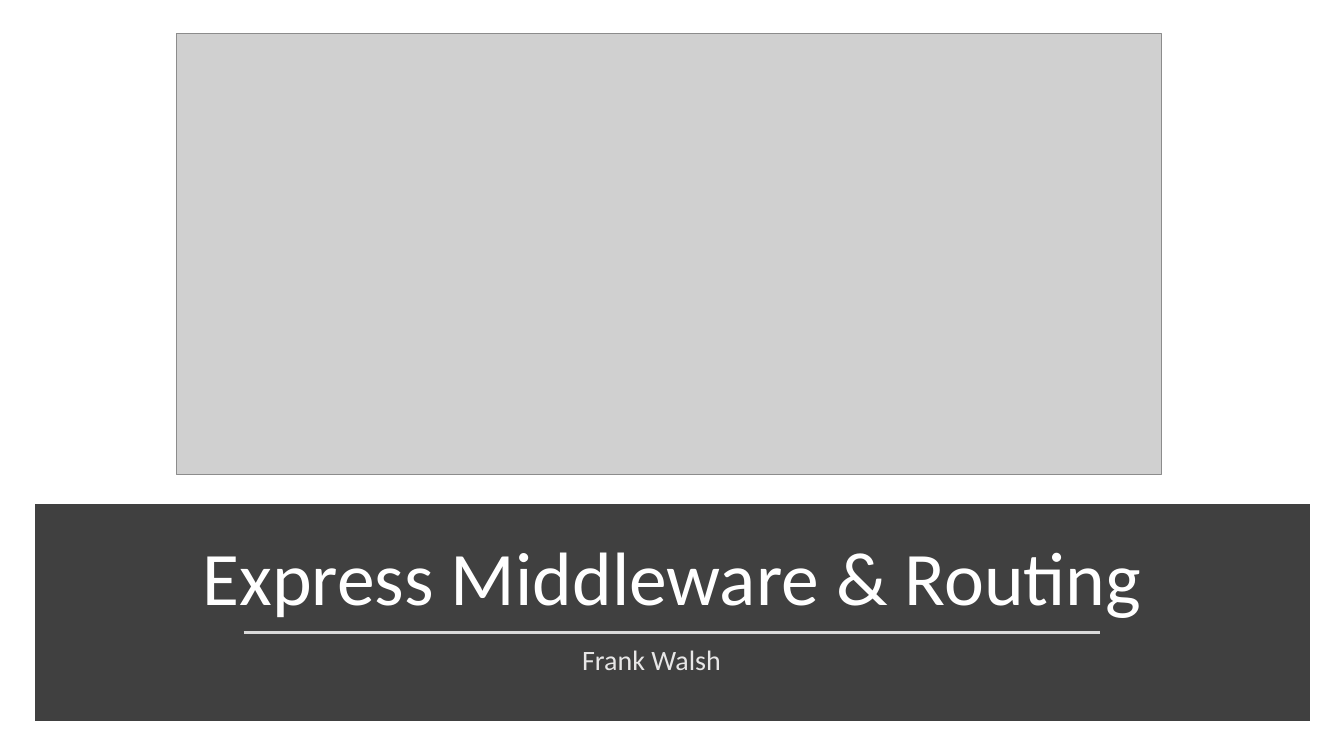
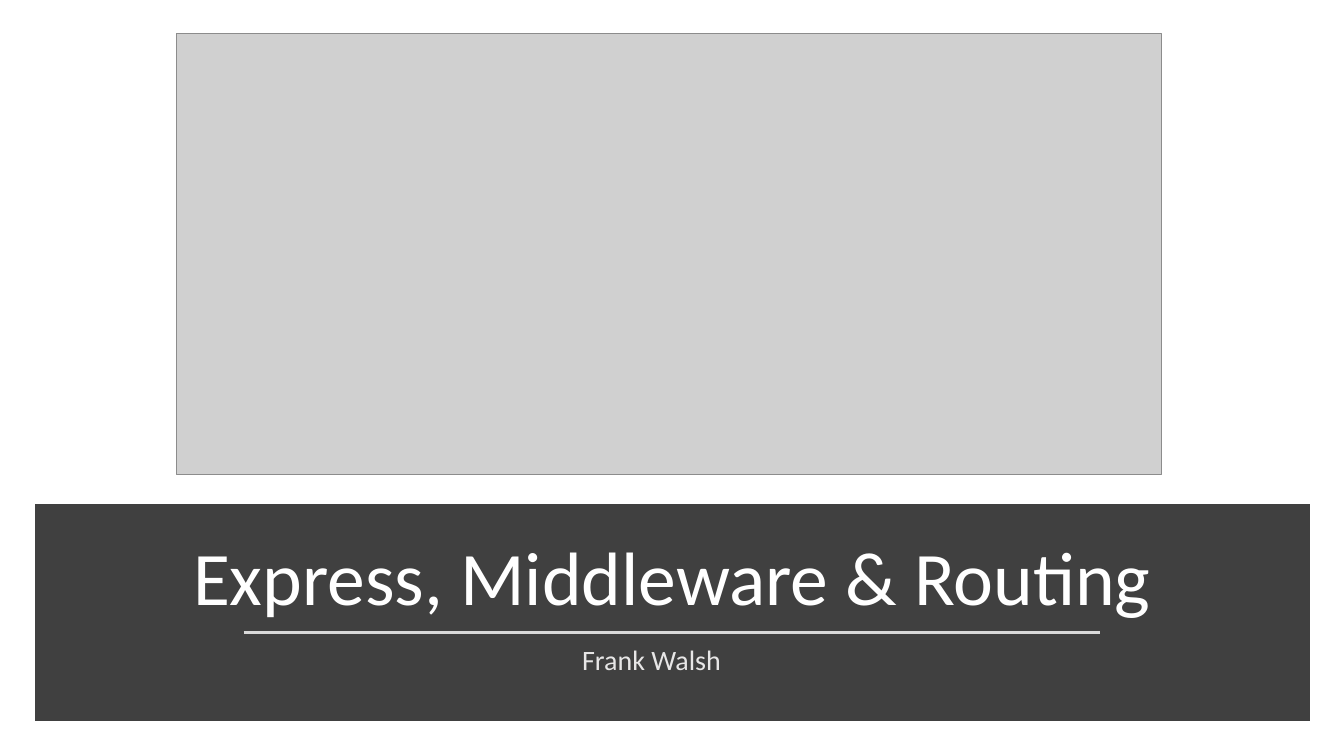
Before and after one commit to diarmuidoconnor/ict-2021, a slide deck: slide 1 of topic09/talk-3/express apis.pptx. Drawn at 1344x756 pixels with LibreOffice and Linux fonts; fonts in the diff are those of the drawing; grey boxes stand for pictures. Boxes give left, top, right and bottom in pixels: in the first picture for what was removed or moved away, otherwise in the second. Text is boxed around its words. In the diff, an @@ line names an element or a change of style, - is before the commit and + after.

```diff
--- a/topic09/talk-3/express apis.pptx
+++ b/topic09/talk-3/express apis.pptx
@@ title at <box>193,552,1150,618</box>: text changed @@
-Express Middleware & Routing
+Express, Middleware & Routing
```
Also in this commit, not shown: 4 other slides changed, 4 slides added, 2 slides removed, 58 other files.
